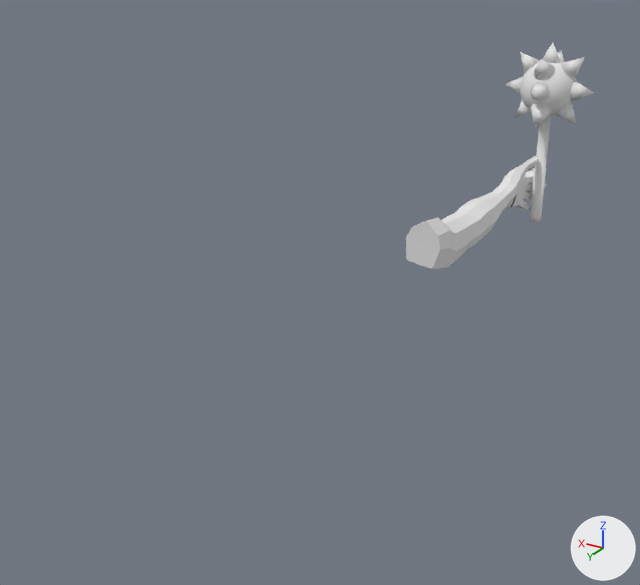
The FBX model Assets/Models/HG_Models/armCuffs.fbx as it was, and as the next commit left it.
Rendered twice from a camera (50 mm lens) standing at (-1.42, 4.1, 1.56) and looking at (0.39, 1.08, 0.05). The axes (+X, +Y, +Z) are drawn at lower right. The lights are the same throughout. Vertices at the same position are counted once.
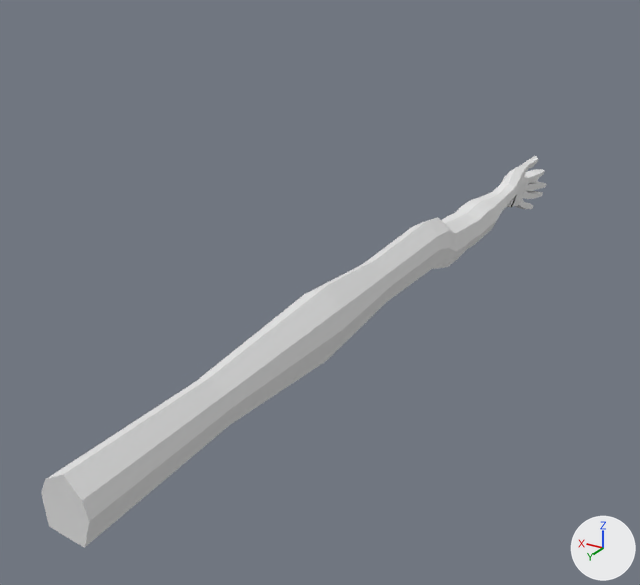
Changed parts and their boxes (x1, y1, x2, y2) in the pictures (640 x 585 px):
'Cube.008', reshaped (168% wider, 72% taller): before (406, 42, 594, 269); after (41, 156, 546, 548)
part 1 of me_cube_015, deleted: before (505, 42, 594, 222)
part 2 of me_cube_015, built on: before (406, 221, 440, 269); after (41, 221, 440, 548)
part 3 of me_cube_015, cut back: before (522, 168, 534, 210); after (523, 170, 540, 209)

Edits to the bpy script that builds the scene:
```text
Change me_cube_015:
    used by ob_cube_008; location = (0.0, 0.0, 0.0)
    remove me_cube_015.from_pydata(...)  # 1410 vertices, 1439 faces; spans x -0.16..0.36, y -1.23..0.47, z -0.17..0.89
    add me_cube_015.from_pydata(...)  # 403 vertices, 402 faces; spans x 0.09..0.32, y -1.14..2.74, z -0.11..0.25
    me_cube_015 part 1: 14 loose pieces with 1039 vertices, spanning x -0.16..0.36, y -1.23..-0.72, z -0.17..0.89, are deleted
    me_cube_015 part 2
    4 vertices are removed from x 0.15..0.2, y 0.46..0.47, z 0.06..0.18
    12 faces are deleted
    2 vertices move from x 0.15..0.19, y 0.46, z 0.11..0.12 to x 0.11..0.28, y 0.94, z 0.09..0.12
    60 vertices are added at x 0.09..0.32, y 0.91..2.74, z -0.07..0.23
    68 new faces join them
    me_cube_015 part 3
    24 vertices are removed from x 0.11..0.19, y -1.07..-0.96, z -0.12..0.13
    38 faces are deleted
    1 vertex moves within x 0.13, y -1.02, z 0.07
    14 new faces join them
```
